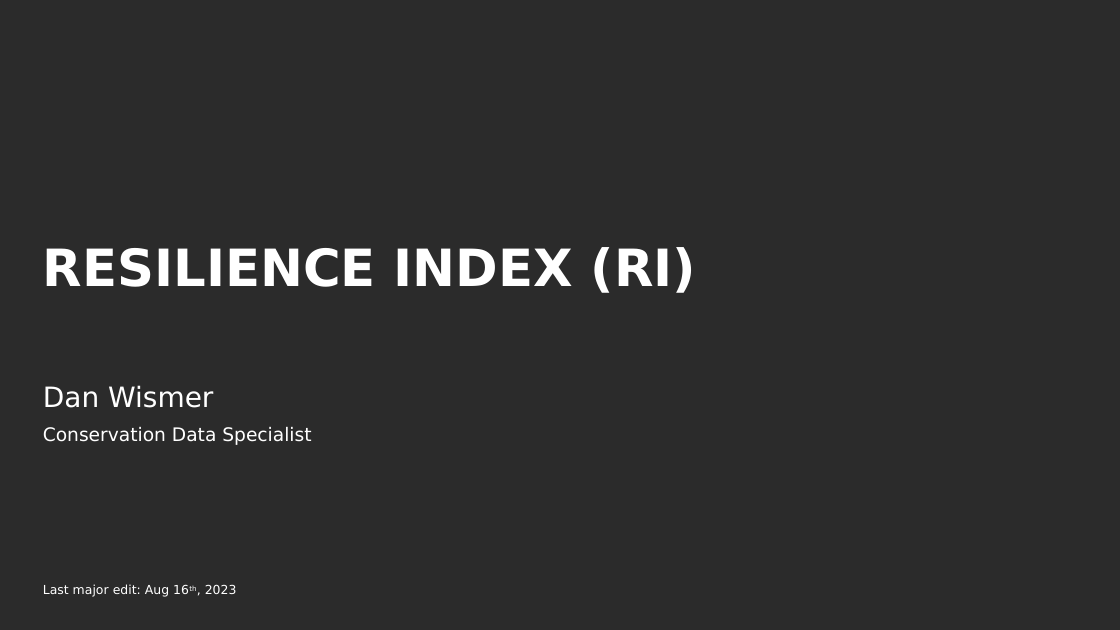
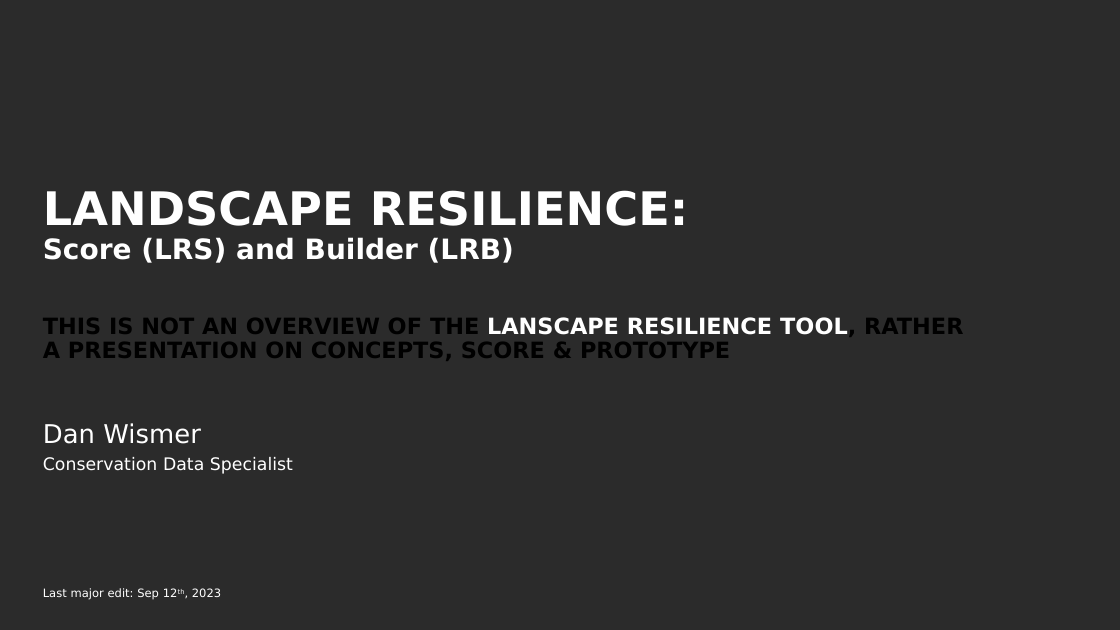
Before and after one commit to NCC-CNC/RI-proto, a slide deck: slide 1 of www/RI_GUIDE.pptx. Drawn at 1120x630 pixels with LibreOffice and Linux fonts; fonts in the diff are those of the drawing; background and template pictures are left out; a plain dark background stands for a picture behind light text. Boxes give left, top, right and bottom in pixels: in the first picture for what was removed or moved away, otherwise in the second. Text is boxed around its words. In the diff, an @@ line names an element or a change of style, - is before the commit and + after.

Commit message:
REBRAND- Landscape Resilience

```diff
--- a/www/RI_GUIDE.pptx
+++ b/www/RI_GUIDE.pptx
@@ title at bbox=[43, 190, 963, 361]: text changed; size 33 to 14.4 pt; text colour #FFFFFF to #000000 @@
-RESILIENCE INDEX (RI)
+LANDSCAPE RESILIENCE:
+Score (LRS) and Builder (LRB)
+THIS IS NOT AN OVERVIEW OF THE LANSCAPE RESILIENCE TOOL, RATHER A PRESENTATION ON CONCEPTS, SCORE & PROTOTYPE
@@ subtitle at bbox=[43, 423, 293, 474]: size 18 to 16.6 pt in "Dan Wismer"; size 12 to 11.1 pt in "Conservation Data Specialist"; line spacing 0.9 to 0.7 @@
@@ subtitle at bbox=[43, 588, 221, 600]: text changed; size 8 to 7.4 pt @@
-Last major edit: Aug 16th, 2023
+Last major edit: Sep 12th, 2023
```
Also in this commit, not shown: 4 other slides changed, 15 slides added, 4 slides removed, 9 other files.
